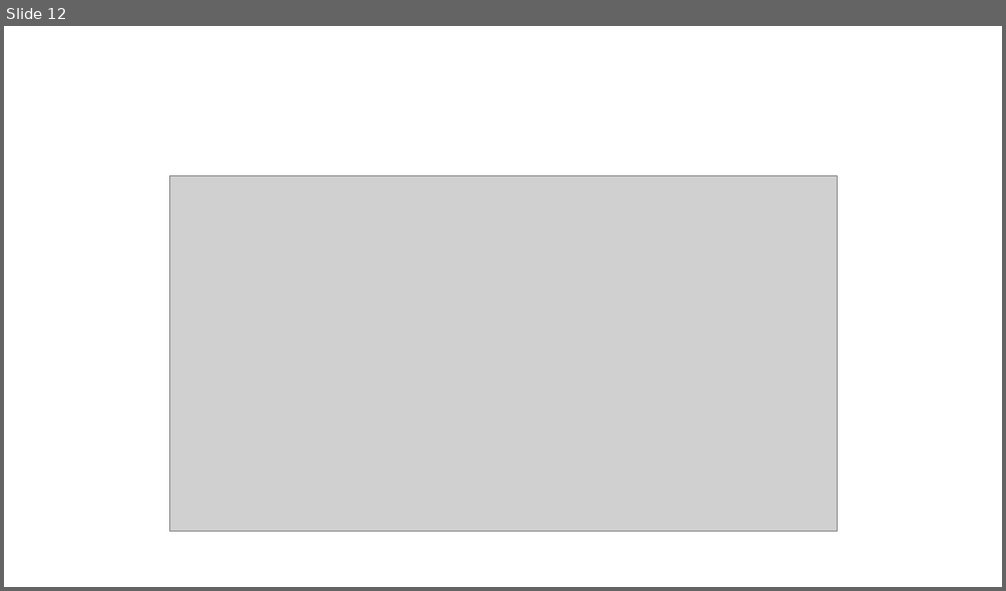
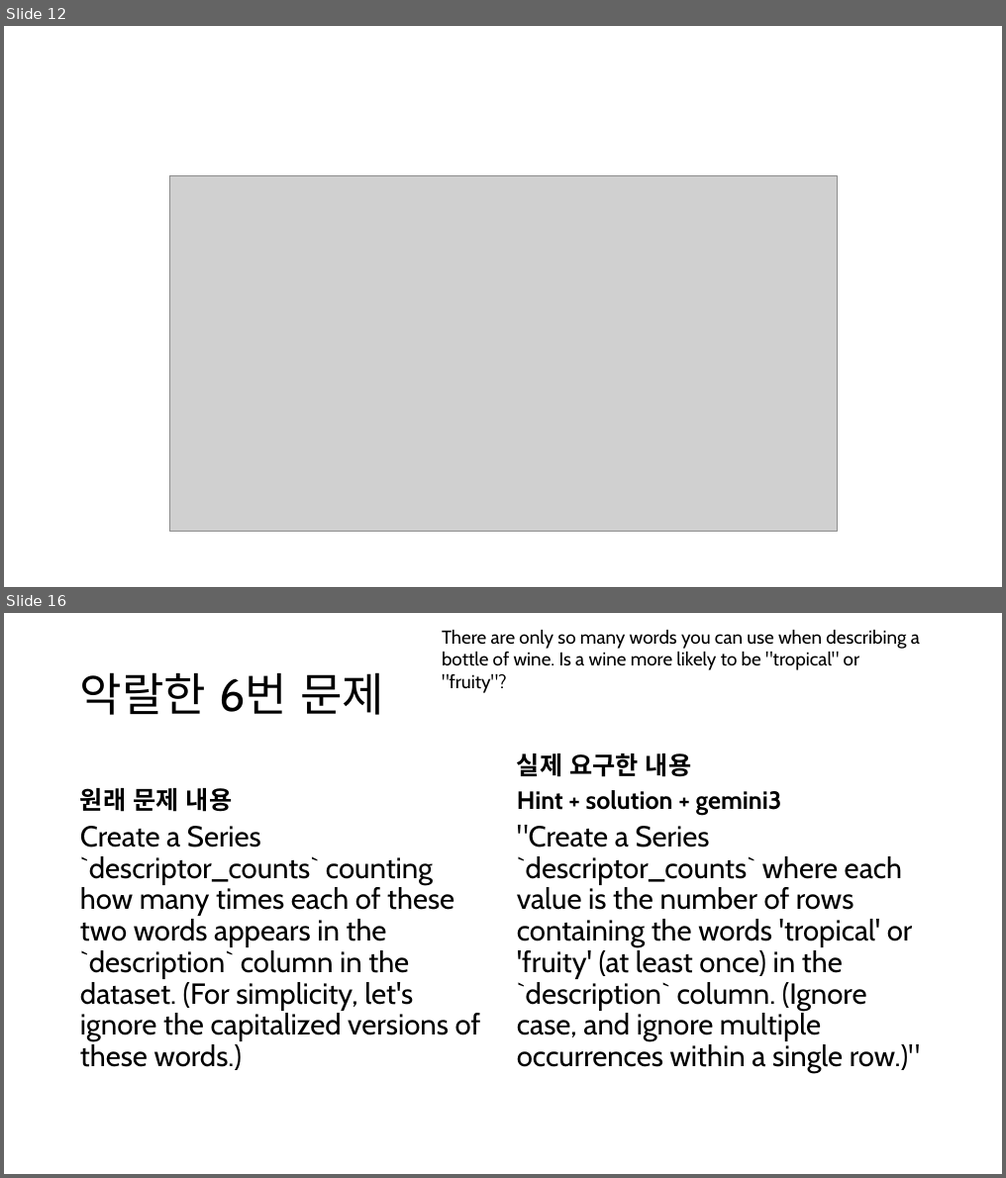
Before and after one commit to calculus0129/kaggle0, a slide deck: Kaggle!.pptx. Shown one above the other, each under a label of ours: slide 12 before the commit, slides 12 and 16 after it; the slides between them are not shown. The pictures are 1006x591 and 1006x1178 pixels, drawn with LibreOffice and Linux fonts; fonts in the diff are those of the drawing; grey boxes stand for pictures. Boxes give left, top, right and bottom in pixels: in the first picture for what was removed or moved away, otherwise in the second. Text is boxed around its words. In the diff, an @@ line names an element or a change of style, - is before the commit and + after.

```diff
--- a/Kaggle!.pptx
+++ b/Kaggle!.pptx
@@ slide 16 added at (x1=4, y1=613, x2=1002, y2=1174), background #FFFFFF @@
@@ text added at (x1=442, y1=629, x2=920, y2=693), 18 pt, text #000000 @@
+There are only so many words you can use when describing a bottle of wine. Is a wine more likely to be "tropical" or "fruity"?
@@ title added at (x1=80, y1=672, x2=384, y2=715), 44 pt, text #000000 @@
+악랄한 6번 문제
@@ text added at (x1=517, y1=754, x2=782, y2=815), 24 pt, text #000000, bold @@
+실제 요구한 내용
+Hint + solution + gemini3
@@ text added at (x1=80, y1=788, x2=232, y2=812), 24 pt, text #000000, bold @@
+원래 문제 내용
@@ text added at (x1=80, y1=826, x2=481, y2=1070), 28 pt, text #000000 @@
+Create a Series `descriptor_counts` counting how many times each of these two words appears in the `description` column in the dataset. (For simplicity, let's ignore the capitalized versions of these words.)
@@ text added at (x1=517, y1=825, x2=920, y2=1073), 28 pt, text #000000 @@
+"Create a Series `descriptor_counts` where each value is the number of rows containing the words 'tropical' or 'fruity' (at least once) in the `description` column. (Ignore case, and ignore multiple occurrences within a single row.)"
```
Also in this commit, not shown: 9 other slides added, 3 other files.
